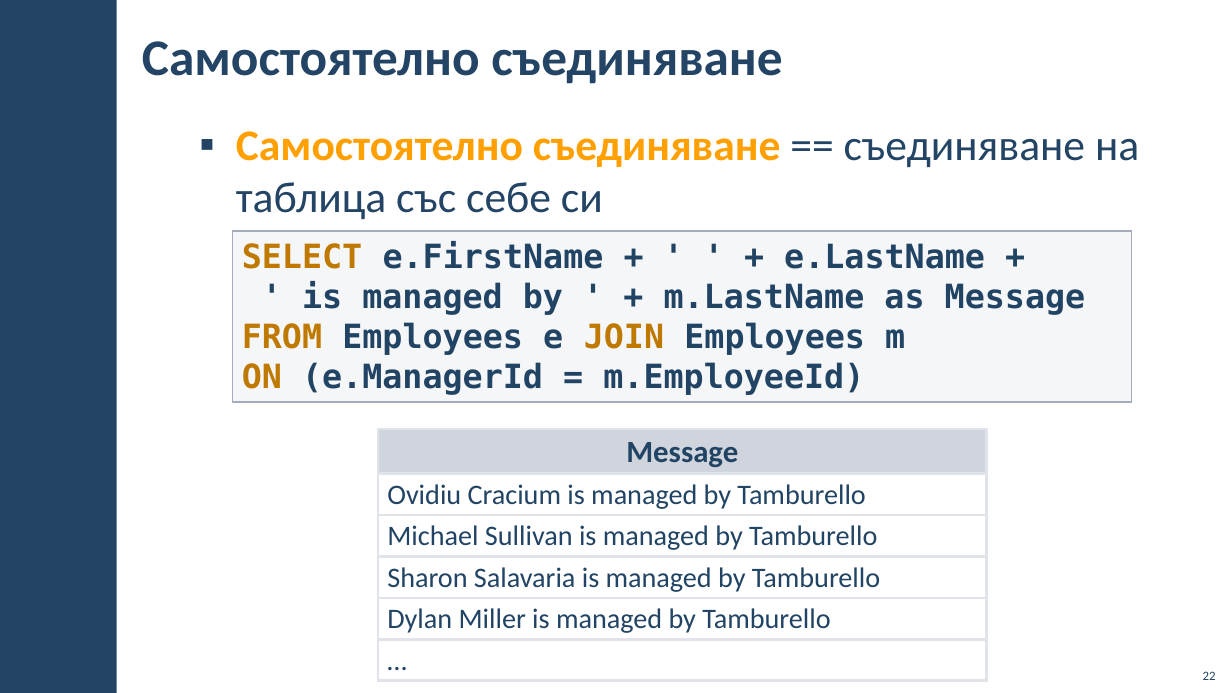
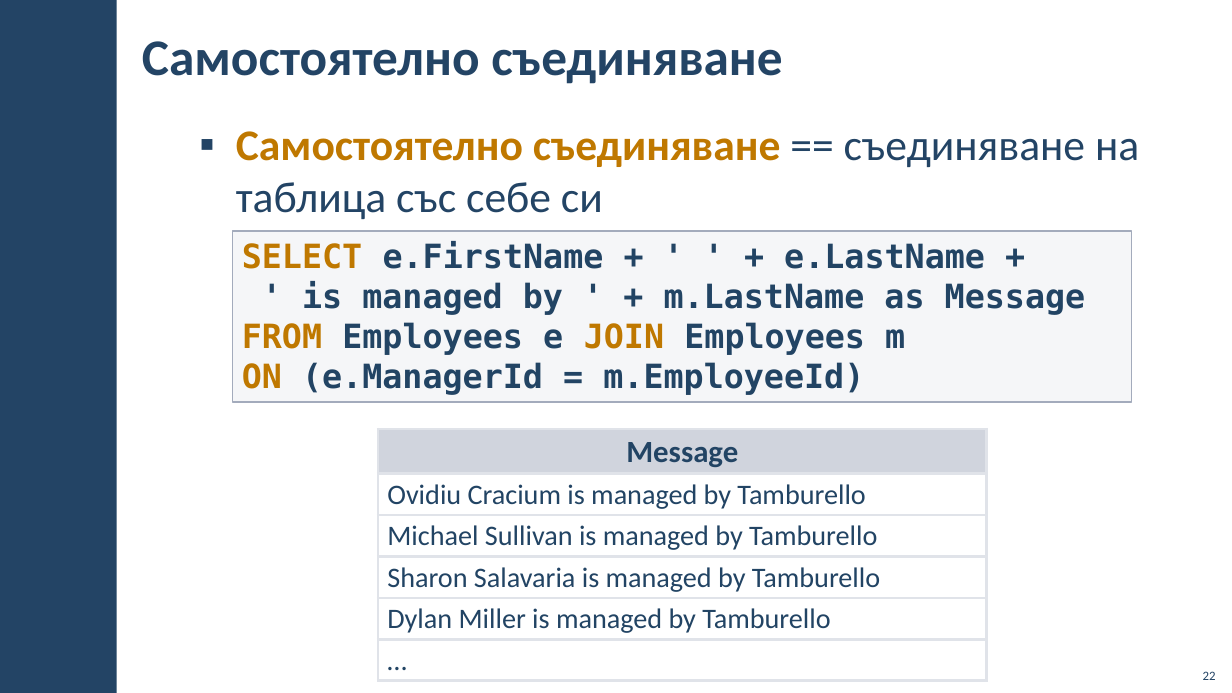
Before and after one commit to BG-IT-Edu/School-Programming, a slide deck: slide 22 of Courses/Software-Sciences/Module-3-Databases-New/09-Joining-Tables/09-Joining-Tables.pptx. Drawn at 1232x693 pixels with LibreOffice and Linux fonts; fonts in the diff are those of the drawing; background and template pictures are left out. Boxes give left, top, right and bottom in pixels: in the first picture for what was removed or moved away, otherwise in the second. Text is boxed around its words. In the diff, an @@ line names an element or a change of style, - is before the commit and + after.

```diff
--- a/Courses/Software-Sciences/Module-3-Databases-New/09-Joining-Tables/09-Joining-Tables.pptx
+++ b/Courses/Software-Sciences/Module-3-Databases-New/09-Joining-Tables/09-Joining-Tables.pptx
@@ text "Самостоятелно съединяване == съединяване на ..." at (236,131,1139,219): text colour #FFA000 to #BF7800 in "Самостоятелно съединяване" @@
```
Also in this commit, not shown: 11 other slides changed, 3 other files.
